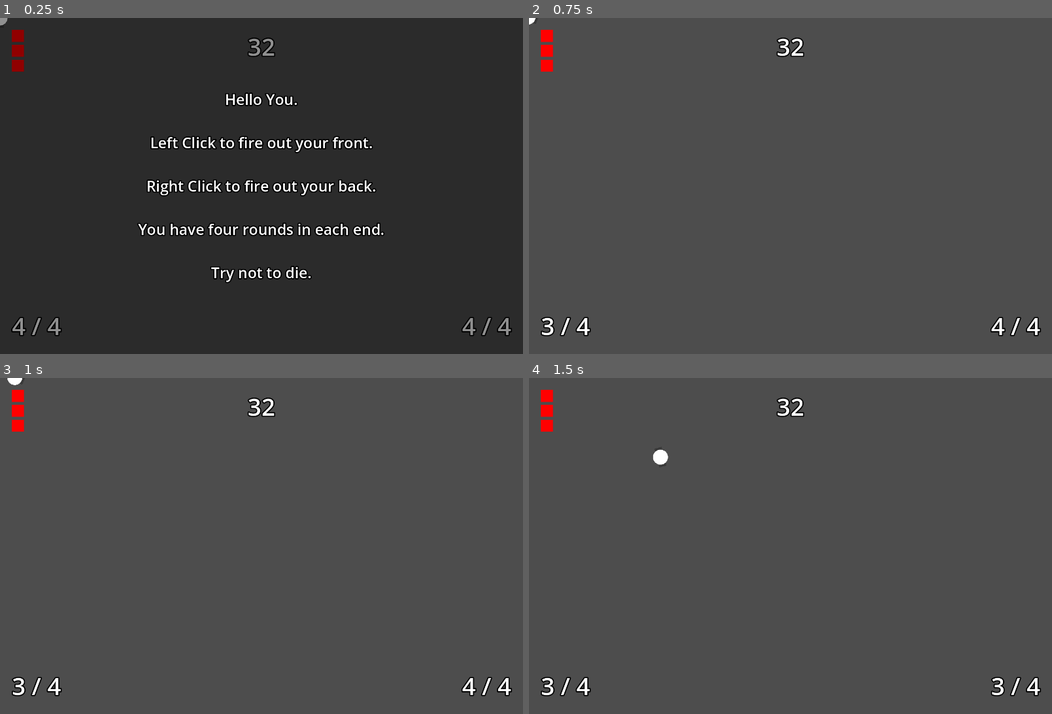
Above: before the commit, frames 1-4 (two rows, left to right).
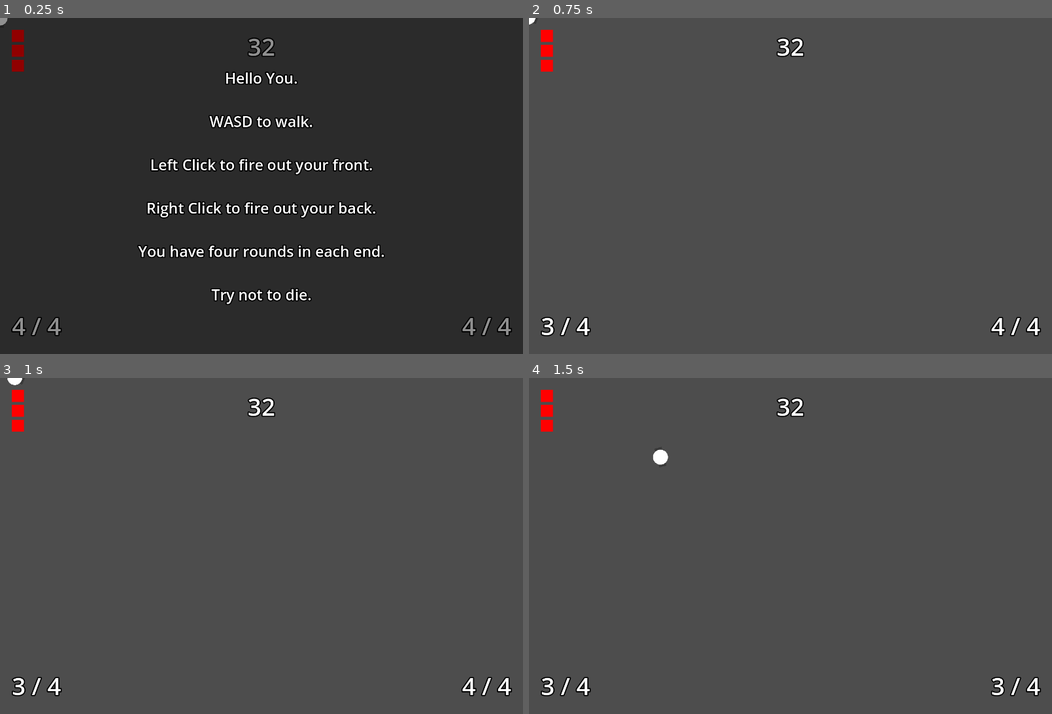
Above: after the commit, the same moments.

Repository: Garrett-Ravatt/DEEBSMoP
Game: Godot game, scene res://test-scenes/test_tutorial.tscn
Same seed, same stepped clock (60 frames per second), same inputs: the game is played once before the commit and once after it. The project has no main scene, so this scene is started directly.
Inputs (mouse positions are in pixels of both pictures, inside the frame that each line leads up to):
- Up to frame 1 (0.25 s): no input
- Up to frame 2 (0.75 s): tap Enter at 0.5 s; move the mouse to (905, 169) at 0.52 s; hold D (move_right) from 0.53 s (still down); click (905, 169) at 0.6 s
- Up to frame 3 (1 s): keep holding D (move_right)
- Up to frame 4 (1.5 s): move the mouse to (685, 562) at 1.27 s; release D (move_right) at 1.28 s; hold S (move_down) from 1.28 s (still down); right-click (685, 562) at 1.35 s

The runs differ from the first frame. In frame 1, 8.1% of the frame differs, in the area x 26-74%, y 15-86%; in frame 2, nothing differs; in frame 3, nothing differs; in frame 4, nothing differs.

Commit message:
oops, text added

Diff:
--- a/ui/tutorial_screen.tscn
+++ b/ui/tutorial_screen.tscn
@@ -27,13 +27,22 @@
 color = Color(0, 0, 0, 0.435294)
 
 [node name="Label" type="Label" parent="Control"]
-layout_mode = 2
-offset_left = 32.0
-offset_top = 190.0
-offset_right = 1368.0
-offset_bottom = 709.0
+layout_mode = 1
+anchors_preset = 8
+anchor_left = 0.5
+anchor_top = 0.5
+anchor_right = 0.5
+anchor_bottom = 0.5
+offset_left = -326.0
+offset_top = -317.5
+offset_right = 326.0
+offset_bottom = 317.5
+grow_horizontal = 2
+grow_vertical = 2
 theme_override_font_sizes/font_size = 40
 text = "Hello You.
+
+WASD to walk.
 
 Left Click to fire out your front.
 
